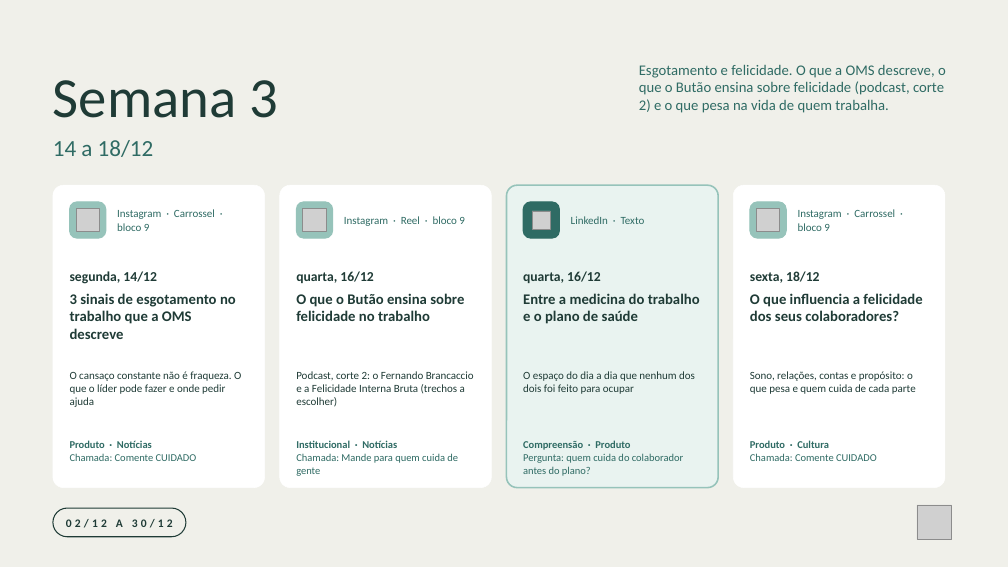
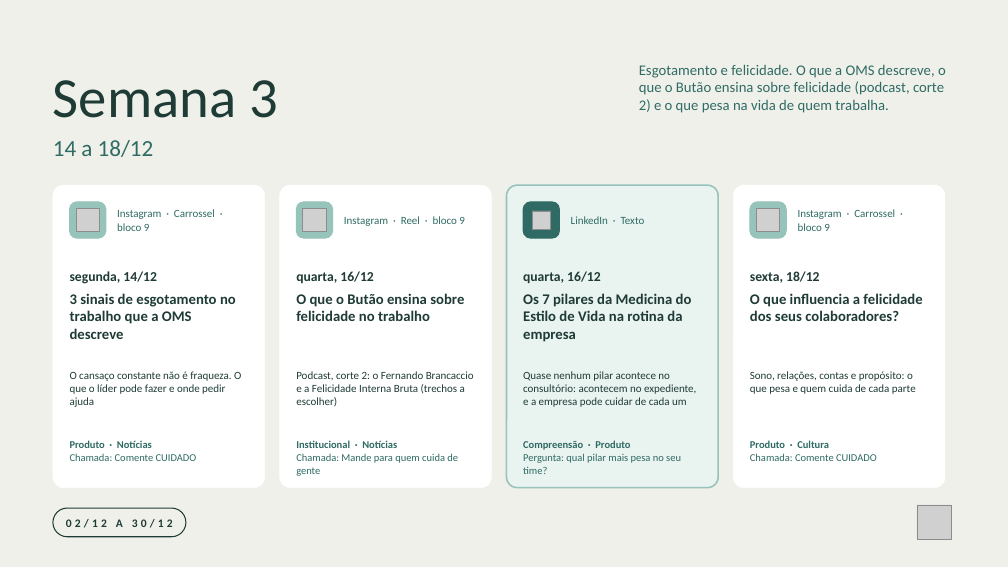
Before and after one commit to nina-rebello/comunicao-fh, a slide deck: slide 5 of marketing/calendario-dezembro/Programacao_Instagram_LinkedIn_Dezembro_2026.pptx. Drawn at 1008x567 pixels with LibreOffice and Linux fonts; fonts in the diff are those of the drawing; grey boxes stand for pictures. Boxes give left, top, right and bottom in pixels: in the first picture for what was removed or moved away, otherwise in the second. Text is boxed around its words. In the diff, an @@ line names an element or a change of style, - is before the commit and + after.

```diff
--- a/marketing/calendario-dezembro/Programacao_Instagram_LinkedIn_Dezembro_2026.pptx
+++ b/marketing/calendario-dezembro/Programacao_Instagram_LinkedIn_Dezembro_2026.pptx
@@ text at bbox=[523, 293, 692, 342]: text changed @@
-Entre a medicina do trabalho e o plano de saúde
+Os 7 pilares da Medicina do Estilo de Vida na rotina da empresa
@@ text at bbox=[523, 371, 696, 407]: text changed @@
-O espaço do dia a dia que nenhum dos dois foi feito para ocupar
+Quase nenhum pilar acontece no consultório: acontecem no expediente, e a empresa pode cuidar de cada um
@@ text at bbox=[523, 453, 681, 474]: text changed @@
-Pergunta: quem cuida do colaborador antes do plano?
+Pergunta: qual pilar mais pesa no seu time?
```
Also in this commit, not shown: 1 other slide changed, 8 other files.
